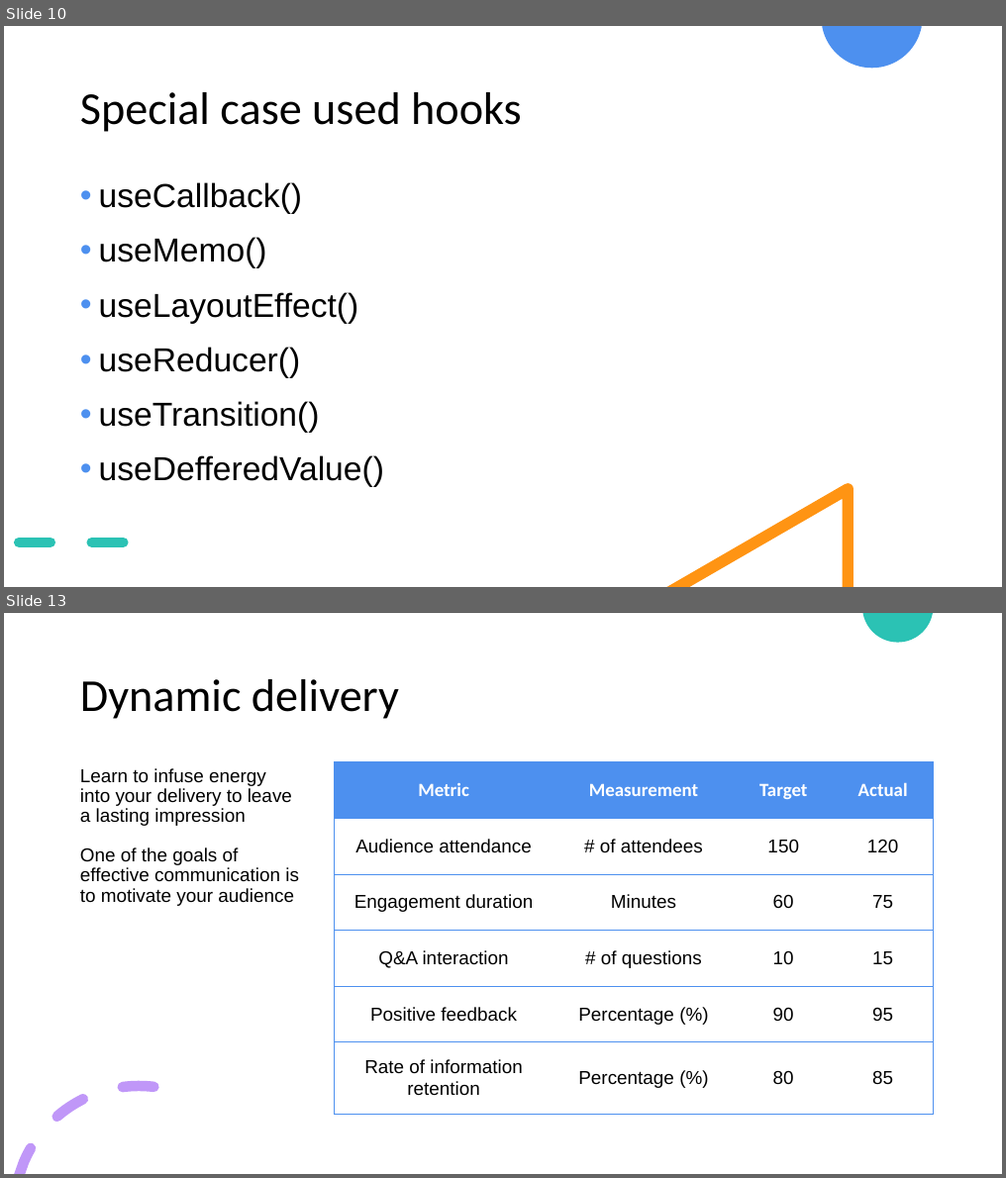
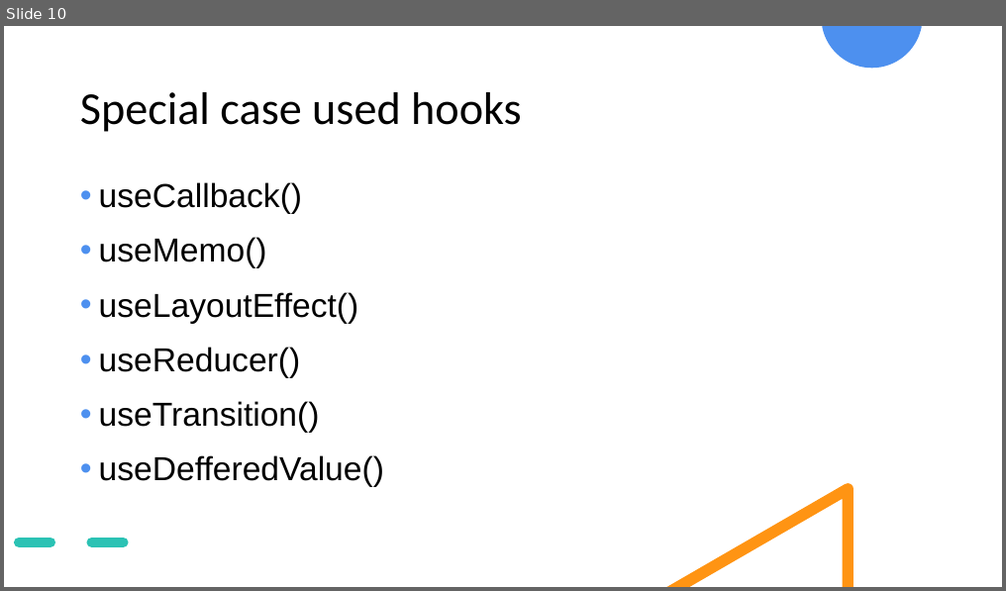
Before and after one commit to ompateldeveloper/learn-react-hooks, a slide deck: React & Hooks.pptx. Shown one above the other, each under a label of ours: slides 10 and 13 before the commit, slide 10 after it; the slides between them are not shown. The pictures are 1006x1178 and 1006x591 pixels, drawn with LibreOffice and Linux fonts; fonts in the diff are those of the drawing. Boxes give left, top, right and bottom in pixels: in the first picture for what was removed or moved away, otherwise in the second. Text is boxed around its words. In the diff, an @@ line names an element or a change of style, - is before the commit and + after.

Commit message:
some hooks added into example

```diff
--- a/React & Hooks.pptx
+++ b/React & Hooks.pptx
@@ slide 13 removed at (4, 613, 1002, 1174), background #FFFFFF @@
@@ freeform shape removed at (863, 613, 933, 642) @@
@@ title removed at (80, 679, 399, 719) @@
-Dynamic delivery
@@ text removed at (80, 768, 299, 906) @@
-Learn to infuse energy into your delivery to leave a lasting impression
-One of the goals of effective communication is to motivate your audience
@@ table removed at (335, 762, 935, 1115), 6 rows, 4 columns @@
-Metric | Measurement | Target | Actual
-Audience attendance | # of attendees | 150 | 120
-Engagement duration | Minutes | 60 | 75
-Q&A interaction | # of questions | 10 | 15
-Positive feedback | Percentage (%) | 90 | 95
-Rate of information retention | Percentage (%) | 80 | 85
@@ freeform shape removed at (15, 1081, 159, 1174) @@
```
Also in this commit, not shown: 1 slide changed, 8 slides added, 4 other slides removed, 8 other files.
